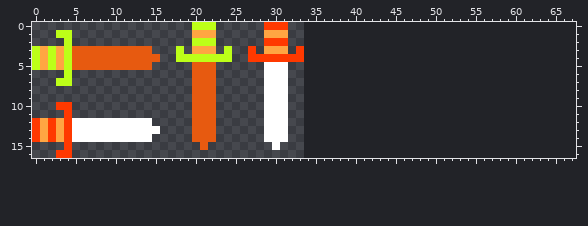
Two versions of one sprite sheet, assets/Sword.png. Above is the file before it was changed.
The file is 34x17 pixels. The old version is drawn lined up with the new one, on the new canvas.
After the commit:
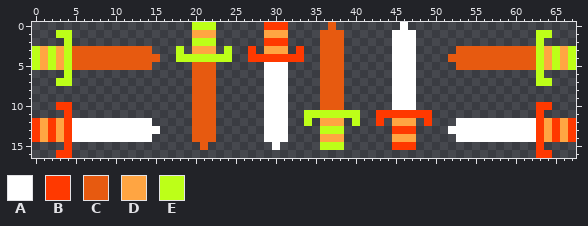
Palette (. is transparent): A #ffffff  B #ff3900  C #e75a10  D #ffa542  E #bdff18
The exact change:
canvas 34x17 -> 68x17
@@ x 32..67 @@
- 0 ....................................
- 1 ....................................
- 2 ....................................
- 3 .B..................................
- 4 BB..................................
- 5 ....................................
- 6 ....................................
- 7 ....................................
- 8 ....................................
- 9 ....................................
-10 ....................................
-11 ....................................
-12 ....................................
-13 ....................................
-14 ....................................
-15 ....................................
-16 ....................................
+ 0 .....C........A.....................
+ 1 ....CCC......AAA...............EE...
+ 2 ....CCC......AAA...............E....
+ 3 .B..CCC......AAA.....CCCCCCCCCCEDEDE
+ 4 BB..CCC......AAA....CCCCCCCCCCCEDEDE
+ 5 ....CCC......AAA.....CCCCCCCCCCEDEDE
+ 6 ....CCC......AAA...............E....
+ 7 ....CCC......AAA...............EE...
+ 8 ....CCC......AAA....................
+ 9 ....CCC......AAA....................
+10 ....CCC......AAA...............BB...
+11 ..EEEEEEE..BBBBBBB.............B....
+12 ..E.DDD.E..B.DDD.B...AAAAAAAAAABDBDB
+13 ....EEE......BBB....AAAAAAAAAAABDBDB
+14 ....DDD......DDD.....AAAAAAAAAABDBDB
+15 ....EEE......BBB...............B....
+16 ...............................BB...
Pixel boxes of the changes (left, top, right, bottom) in both pictures:
added: (304, 22, 576, 158)
